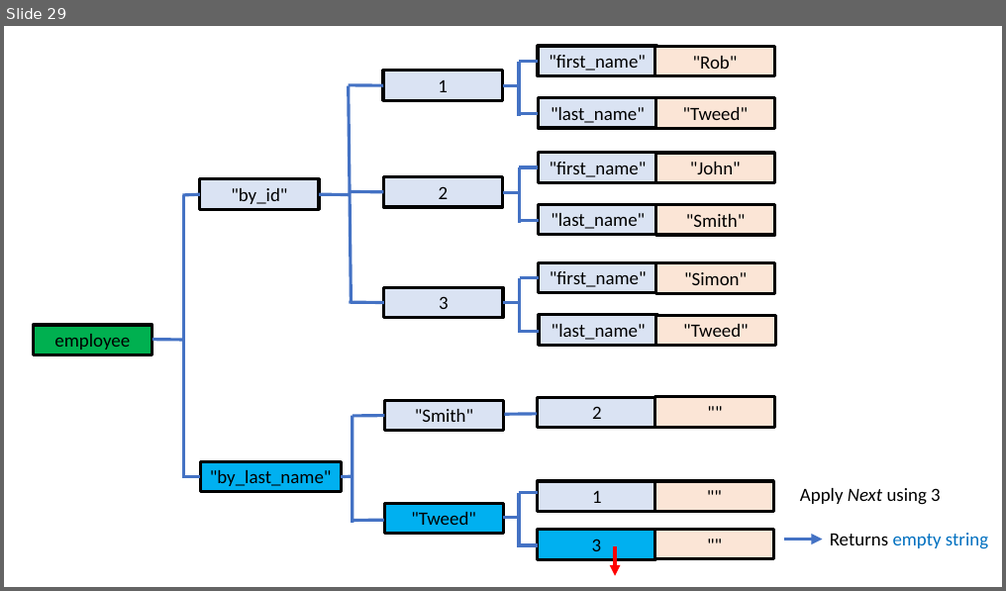
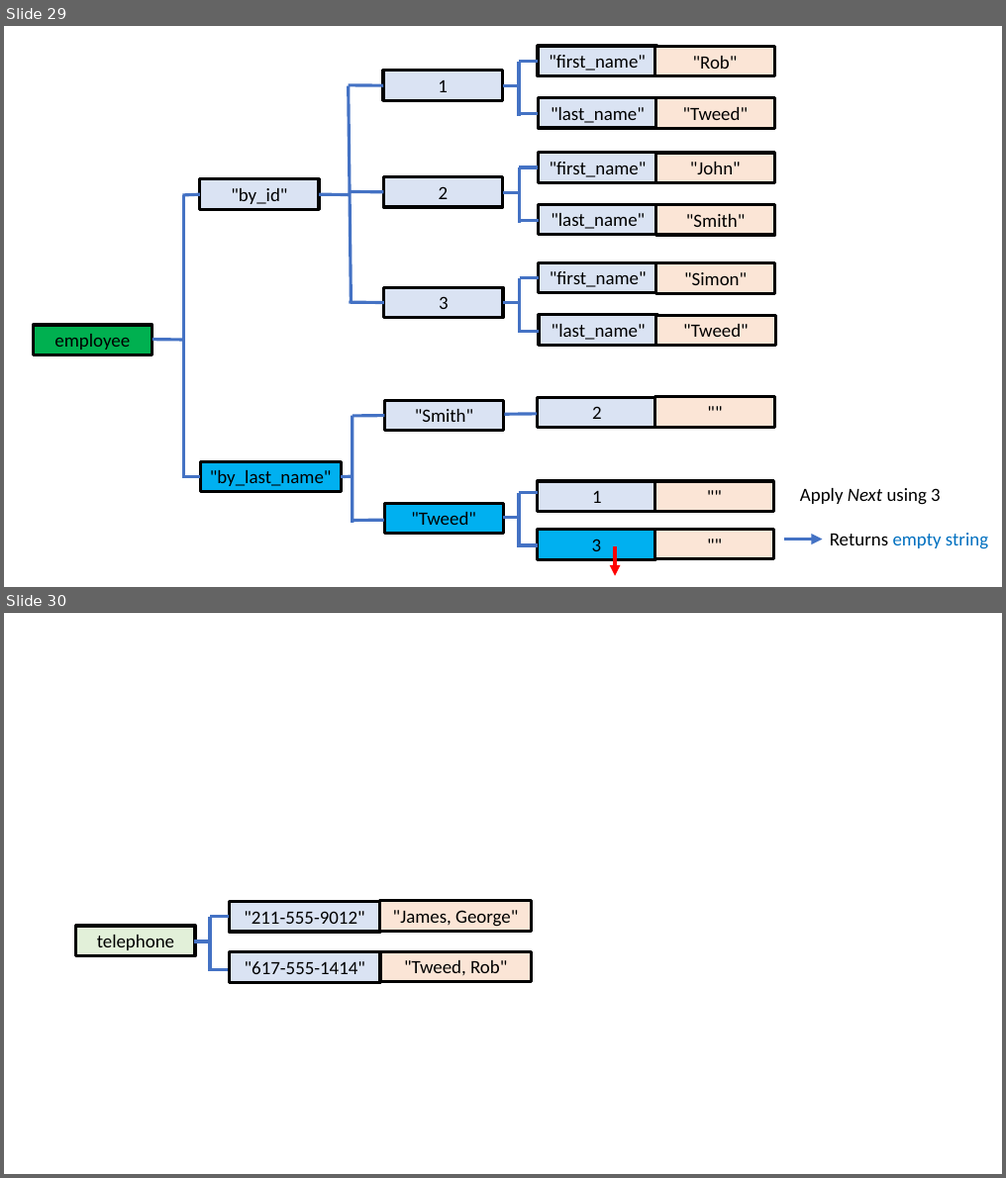
Before and after one commit to robtweed/global_storage, a slide deck: diagrams/global_storage.pptx. Shown one above the other, each under a label of ours: slide 29 before the commit, slides 29 and 30 after it. The pictures are 1006x591 and 1006x1178 pixels, drawn with LibreOffice and Linux fonts; fonts in the diff are those of the drawing. Boxes give left, top, right and bottom in pixels: in the first picture for what was removed or moved away, otherwise in the second. Text is boxed around its words. In the diff, an @@ line names an element or a change of style, - is before the commit and + after.

```diff
--- a/diagrams/global_storage.pptx
+++ b/diagrams/global_storage.pptx
@@ slide 30 added at (4, 613, 1002, 1174), background #FFFFFF @@
@@ rectangle added at (229, 902, 380, 932), fill #DAE3F3, outline #000000 3 pt, 18 pt, text #000000 @@
+"211-555-9012"
@@ rectangle added at (380, 901, 531, 931), fill #FBE5D6, outline #000000 3 pt, 18 pt, text #000000 @@
+"James, George"
@@ rectangle added at (76, 926, 195, 956), fill #E2F0D9, outline #000000 3 pt, 18 pt, text #000000 @@
+telephone
@@ line added from (210, 917) to (210, 971), #4472C4 3 pt @@
@@ line added from (210, 917) to (229, 917), #4472C4 3 pt @@
@@ line added from (194, 942) to (210, 942), #4472C4 3 pt @@
@@ rectangle added at (230, 953, 380, 983), fill #DAE3F3, outline #000000 3 pt, 18 pt, text #000000 @@
+"617-555-1414"
@@ rectangle added at (380, 953, 532, 982), fill #FBE5D6, outline #000000 3 pt, 18 pt, text #000000 @@
+"Tweed, Rob"
@@ line added from (210, 969) to (230, 969), #4472C4 3 pt @@
```
Also in this commit, not shown: 2 other files.
